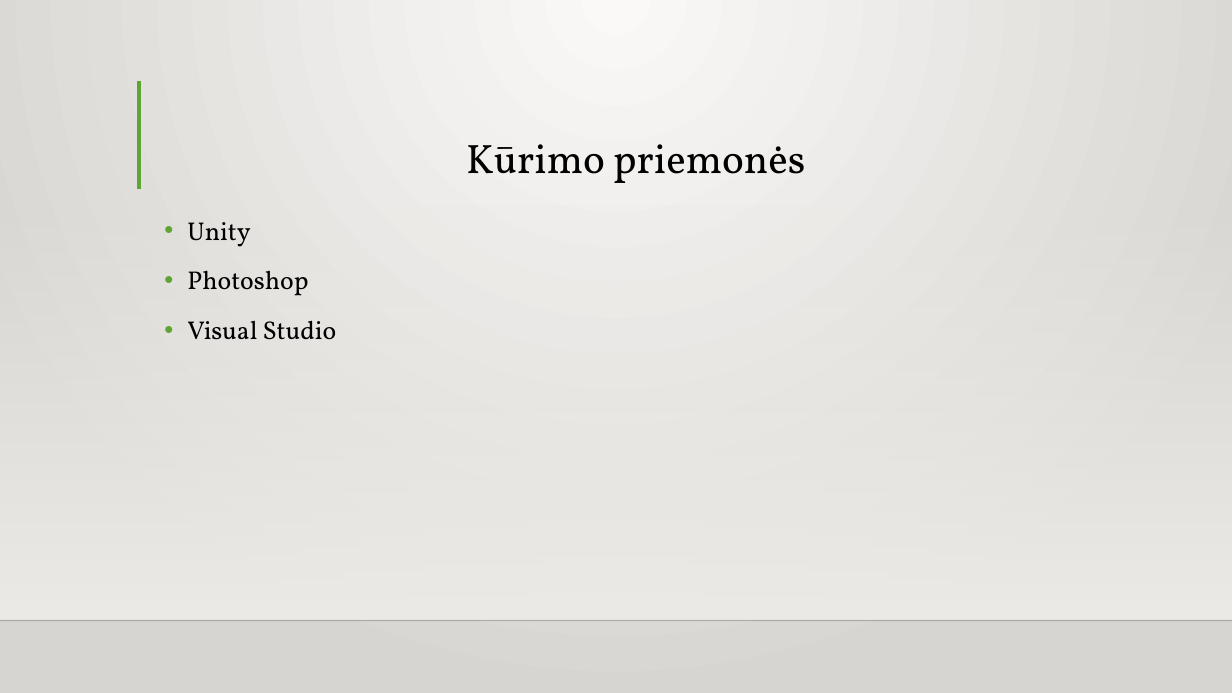
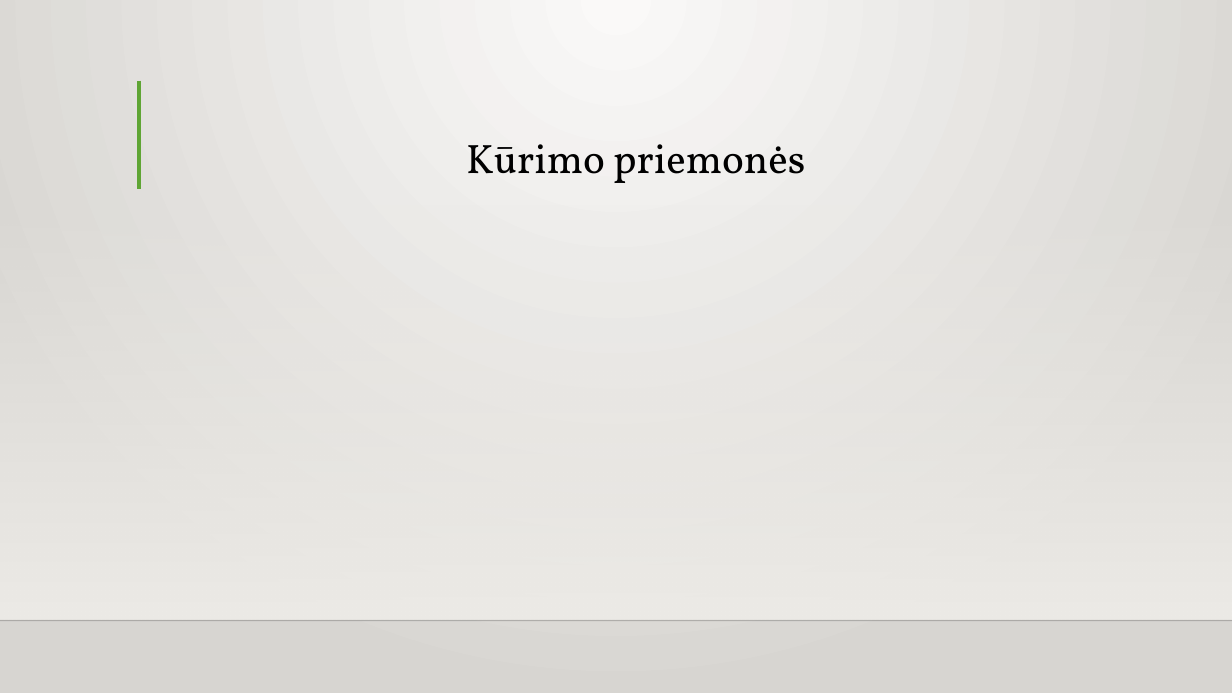
Before and after one commit to IgnasTrashDove1/Flappy, a slide deck: slide 9 of PĮ-antras-atsiskaitymas.pptx (slide 11 before the commit). Drawn at 1232x693 pixels with LibreOffice and Linux fonts; fonts in the diff are those of the drawing; background and template pictures are left out. Boxes give left, top, right and bottom in pixels: in the first picture for what was removed or moved away, otherwise in the second. Text is boxed around its words. In the diff, an @@ line names an element or a change of style, - is before the commit and + after.

```diff
--- a/PĮ-antras-atsiskaitymas.pptx
+++ b/PĮ-antras-atsiskaitymas.pptx
@@ text removed at <box>187,222,337,340</box> @@
-• Unity
-• Photoshop
-• Visual Studio
```
Also in this commit, not shown: 7 other slides changed, 2 slides added, 4 slides removed.
